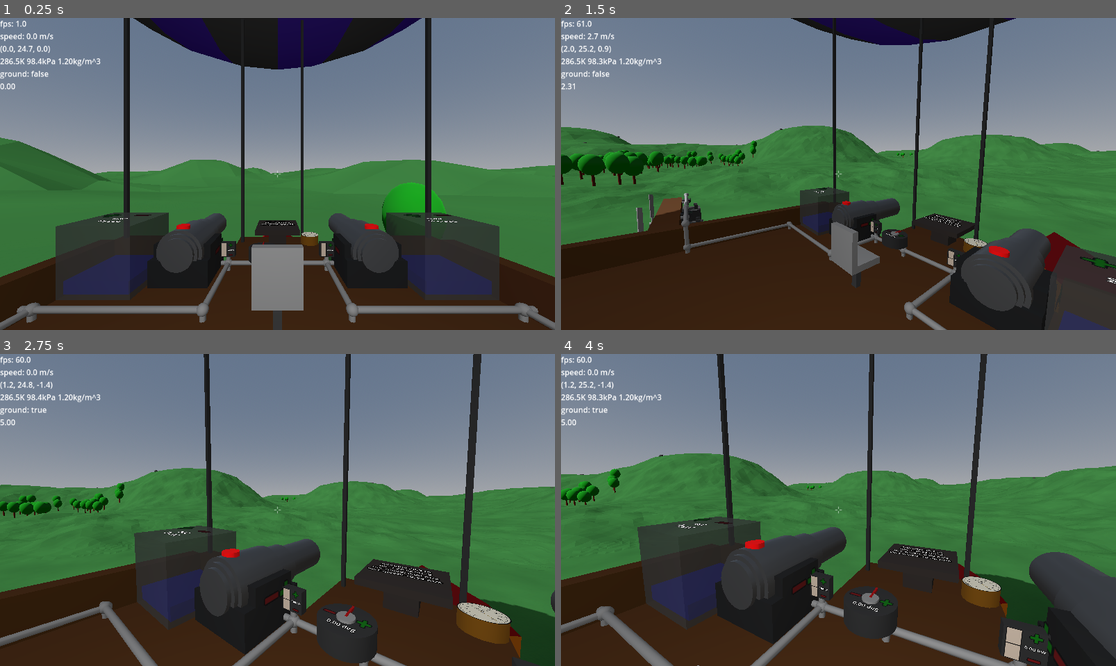
Above: before the commit, frames 1-4 (two rows, left to right).
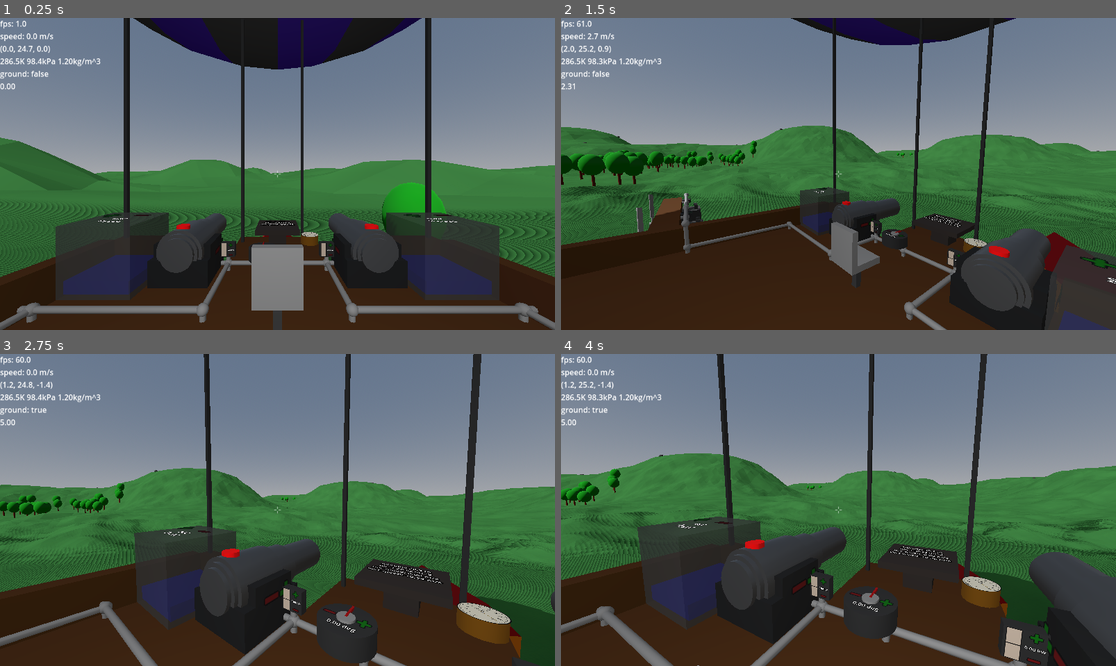
Above: after the commit, the same moments.

Repository: jmdejong/airships
Game: Godot game, scene res://scenes/world.tscn
Same seed, same stepped clock (60 frames per second), same inputs: the game is played once before the commit and once after it.
Inputs (mouse positions are in pixels of both pictures, inside the frame that each line leads up to):
- Up to frame 1 (0.25 s): no input
- Up to frame 2 (1.5 s): move the mouse to (960, 158) at 0.52 s; hold D (right) 0.53-1.28 s; click (960, 158) at 0.6 s; move the mouse to (810, 174) at 1.27 s; hold W (forwards) from 1.28 s (still down); tap Mouse wheel down (rotate_left) at 1.35 s
- Up to frame 3 (2.75 s): keep holding W (forwards); move the mouse to (288, 503) at 2.02 s; hold Shift (rotate_pitch) from 2.03 s (still down)
- Up to frame 4 (4 s): keep holding W (forwards); move the mouse to (832, 516) at 2.77 s; release Shift (rotate_pitch) at 2.78 s; tap Mouse wheel up (rotate_right) at 2.85 s; click (832, 516) at 2.92 s; move the mouse to (877, 513) at 3.52 s; hold Alt (rotate_roll) from 3.53 s (still down)

The runs differ from the first frame. In frame 1, 2.4% of the frame differs, in the area x 0-100%, y 58-84%; in frame 2, 3.2%; in frame 3, 3.6%, in the area x 0-100%, y 47-85%; in frame 4, 2.9%.

Commit message:
increase ground meash building performance

Diff:
--- a/code/ground_face.gd
+++ b/code/ground_face.gd
@@ -194,15 +194,37 @@
 
 func build_mesh() -> Mesh:
 	var builder = MeshBuilder.new(tile_buffers, config)
+	builder.vertices = tile_buffers.positions
+	builder.colors = tile_buffers.colors
+	var w: int = config.segments + 1
 	for x: int in range(1, config.segments-1):
 		for y: int in range(1, config.segments-1):
-			var corners: PackedVector2Array = [Vector2(x, y), Vector2(x, y+1), Vector2(x+1, y), Vector2(x+1, y+1)]
+			var i: int = x+y*w
 			if (x + y) % 2 == 1:
-				builder.add_tri(corners[0], corners[2], corners[1])
-				builder.add_tri(corners[1], corners[2], corners[3])
+				builder.indices.append_array([i, i+1, i+w, i+w, i+1, i+w+1])
 			else:
-				builder.add_tri(corners[0], corners[2], corners[3])
-				builder.add_tri(corners[1], corners[0], corners[3])
+				builder.indices.append_array([i, i+1, i+w+1, i+w, i, i+w+1])
+			#var corners: PackedVector2Array = [Vector2(x, y), Vector2(x, y+1), Vector2(x+1, y), Vector2(x+1, y+1)]
+			#if (x + y) % 2 == 1:
+				#builder.add_tri(corners[0], corners[2], corners[1])
+				#builder.add_tri(corners[1], corners[2], corners[3])
+			#else:
+				#builder.add_tri(corners[0], corners[2], corners[3])
+				#builder.add_tri(corners[1], corners[0], corners[3])
+	var b: int = w*(w-2)
+	for i: int in range(2, config.segments, 2):
+		var x: int = i
+		var y: int = i*w
+		builder.indices.append_array([
+			x+w-1, x, x+w,
+			x, x+w+1, x+w,
+			x+b-1, x+b, x+b+w,
+			x+b+w, x+b, x+b+1,
+			y-w+1, y+1, y,
+			y, y+1, y+w+1,
+			y-2, y+w-1, y+w-2,
+			y+w-2, y+w-1, y+2*w-2
+		])
 	var mesh := ArrayMesh.new()
 	builder.apply(mesh)
 	return mesh
@@ -220,17 +242,13 @@
 	var from: Vector2i = dir_to_from[direction] * config.segments
 	var step: Vector2i = Vector2i(-direction.y, direction.x)
 	var inner: Vector2i = -direction
-	for i: int in range(1,config.segments):
+	for i: int in range(1,config.segments, 2):
 		var base: Vector2i = from + i * step
-		if i % 2 == 1:
-			if not detailed:
-				builder.add_tri(base + inner, base - step, base + step)
-			else:
-				builder.add_tri(base, base + step, base + inner)
-				builder.add_tri(base - step, base, base + inner)
+		if not detailed:
+			builder.add_tri(base + inner, base - step, base + step)
 		else:
-			builder.add_tri(base, base + step + inner, base + inner)
-			builder.add_tri(base - step + inner, base, base + inner)
+			builder.add_tri(base, base + step, base + inner)
+			builder.add_tri(base - step, base, base + inner)
 	var mesh := ArrayMesh.new()
 	builder.apply(mesh)
 	return mesh
@@ -253,21 +271,16 @@
 		var c0: Vector3 = tile_buffers.pos_at(t0)
 		var c1: Vector3 = tile_buffers.pos_at(t1)
 		var c2: Vector3 = tile_buffers.pos_at(t2)
-		var n0: Vector3 = -(c1 - c0).cross(c2 - c0).normalized()
 		var ind: int = vertices.size()
 		vertices.append_array([c0, c1, c2])
-		normals.append_array([n0, n0, n0])
 		colors.append_array([tile_buffers.color_modifier_at(t0), tile_buffers.color_modifier_at(t1), tile_buffers.color_modifier_at(t2)])
-		tex_uvs.append_array([tile_buffers.uv_at(t0), tile_buffers.uv_at(t1), tile_buffers.uv_at(t2)])#Vector2(c0.x, c0.z) / config.texture_size, Vector2(c1.x, c1.z) / config.texture_size, Vector2(c2.x, c2.z) / config.texture_size])
-		#tex_uvs.append_array([tile_buffers.uv_at(t0), tile_buffers.uv_at(t1), tile_buffers.uv_at(t2)])
 		indices.append_array(PackedInt32Array([ind+0, ind+1, ind+2]))
+
 
 	func apply(mesh: ArrayMesh) -> void:
 		var surface = []
 		surface.resize(Mesh.ARRAY_MAX)
 		surface[Mesh.ARRAY_VERTEX] = vertices
-		surface[Mesh.ARRAY_NORMAL] = normals
-		surface[Mesh.ARRAY_TEX_UV] = tex_uvs
 		surface[Mesh.ARRAY_COLOR] = colors
 		surface[Mesh.ARRAY_INDEX] = indices
 		mesh.add_surface_from_arrays(
--- a/code/shaders/ground.gdshader
+++ b/code/shaders/ground.gdshader
@@ -13,4 +13,5 @@
 void fragment() {
 	vec2 uv = fract(vert.xz / texture_size);
 	ALBEDO = texture(ground_texture, uv).xyz * COLOR.xyz;
+	NORMAL = normalize(cross(dFdy(VERTEX), dFdx(VERTEX)));
 }
